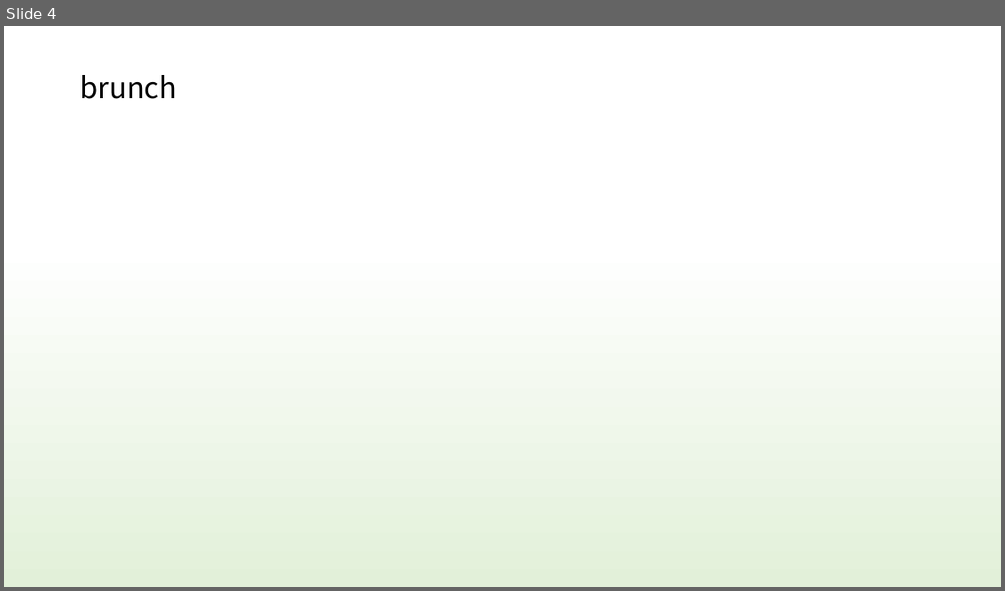
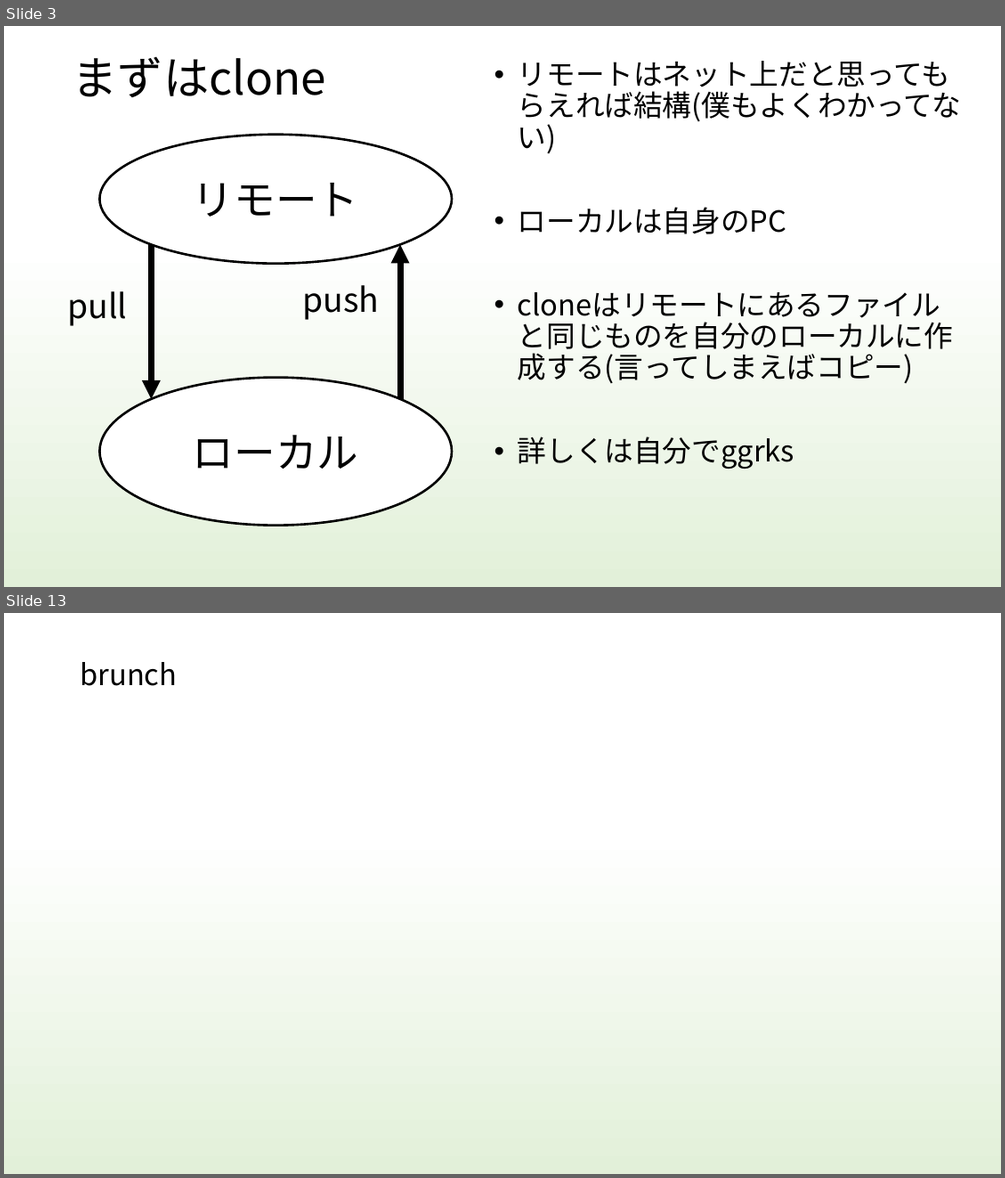
Before and after one commit to kiesproject/git-VR-study, a slide deck: 勉強会資料/H30VRStudy_Document/git_study.pptx. Shown one above the other, each under a label of ours: slide 4 before the commit, slides 3 and 13 after it; the slides between them are not shown. The pictures are 1005x591 and 1005x1178 pixels, drawn with LibreOffice and Linux fonts; fonts in the diff are those of the drawing. Boxes give left, top, right and bottom in pixels: in the first picture for what was removed or moved away, otherwise in the second. Text is boxed around its words. In the diff, an @@ line names an element or a change of style, - is before the commit and + after.

Commit message:
git資料更新しました

```diff
--- a/勉強会資料/H30VRStudy_Document/git_study.pptx
+++ b/勉強会資料/H30VRStudy_Document/git_study.pptx
@@ slide 3 added at (4,26,1001,587), background gradient #FFFFFF to #E2F0D9 to #BDBCBC @@
@@ title added at (73,56,327,97), 44 pt, text #000000 @@
+まずはclone
@@ text added at (518,61,962,468), 28 pt, text #000000 @@
+• リモートはネット上だと思ってもらえれば結構(僕もよくわかってない)
+• ローカルは自身のPC
+• cloneはリモートにあるファイルと同じものを自分のローカルに作成する(言ってしまえばコピー)
+• 詳しくは自分でggrks
@@ ellipse added at (100,135,452,263), fill #FFFFFF, outline #000000 2.25 pt, 40 pt, text #000000 @@
+リモート
@@ arrow added from (152, 244) to (152, 399), #000000 6 pt @@
@@ arrow added from (400, 399) to (400, 244), #000000 6 pt @@
@@ text added at (67,291,127,326), 32 pt, text #000000 @@
+pull
@@ text added at (302,285,379,320), 32 pt, text #000000 @@
+push
@@ ellipse added at (100,378,452,525), fill #FFFFFF, outline #000000 2.25 pt, 40 pt, text #000000 @@
+ローカル
@@ what was slide 4 is now slide 13 @@
```
Also in this commit, not shown: 2 slides changed, 9 other slides added, 1 slide removed.
